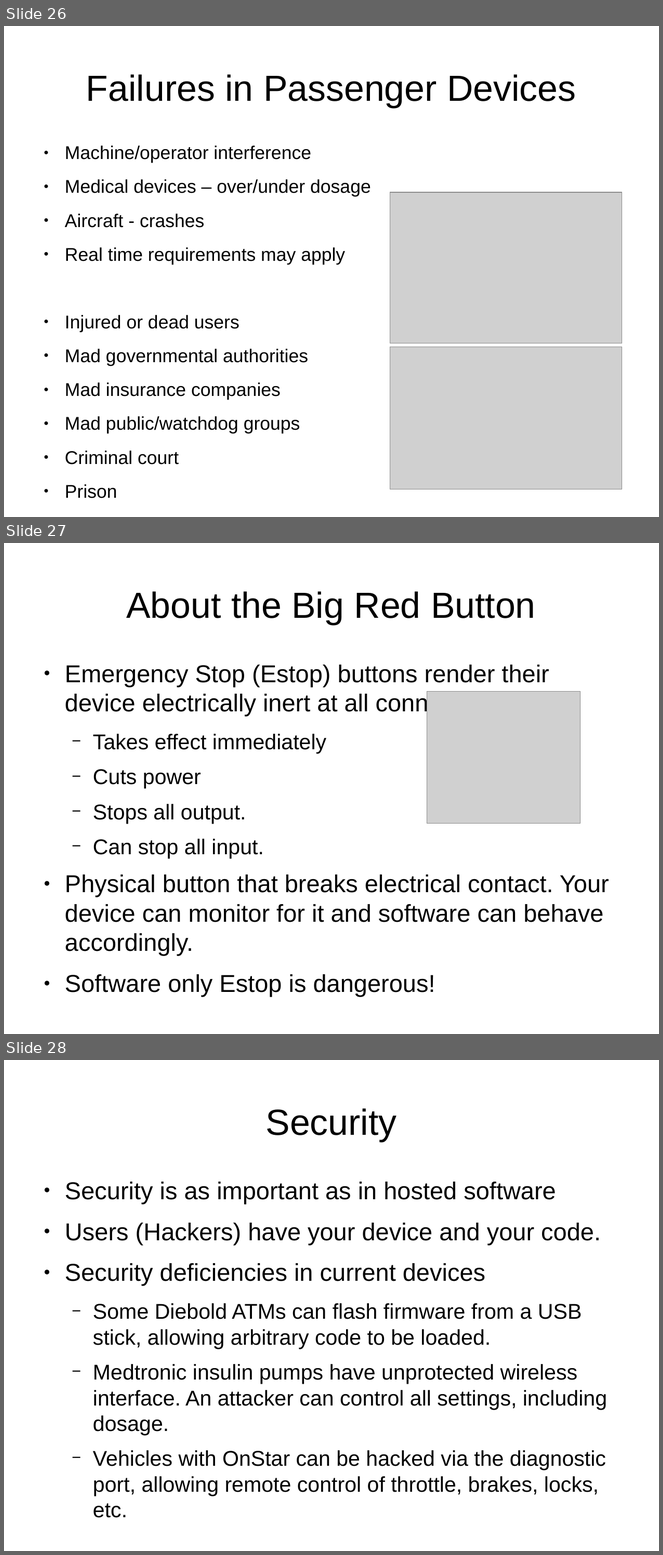
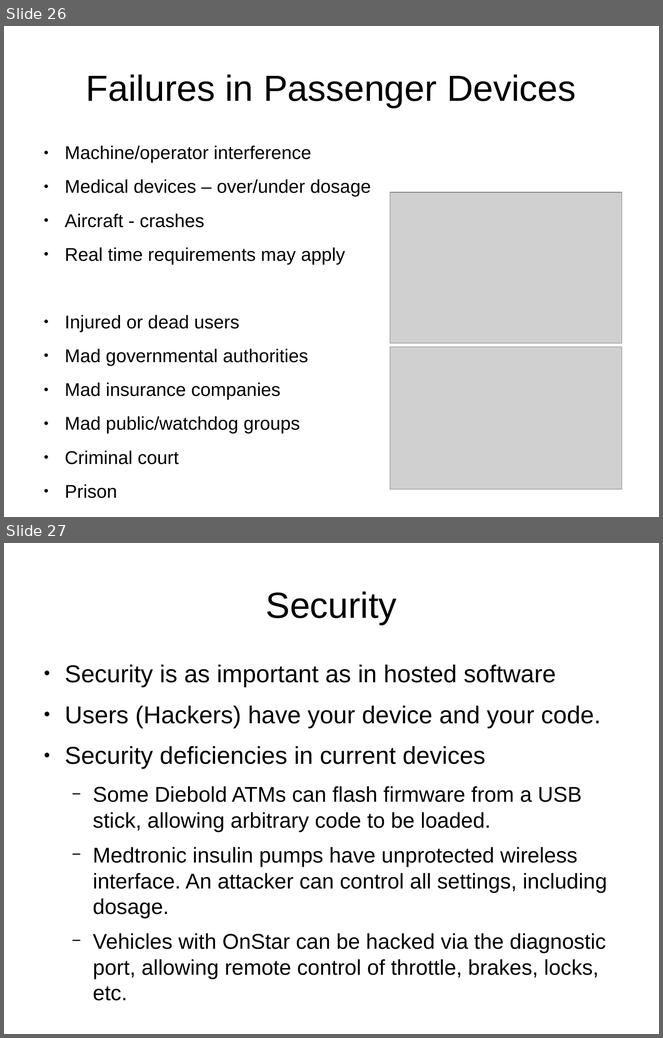
Before and after one commit to mvphelps/Presentations, a slide deck: IADNUG 20150604 Internet of Things NetMF/IoT.odp. Shown one above the other, each under a label of ours: slides 26, 27 and 28 before the commit, slides 26 and 27 after it. The pictures are 663x1555 and 663x1038 pixels, drawn with LibreOffice and Linux fonts; fonts in the diff are those of the drawing; grey boxes stand for pictures. Boxes give left, top, right and bottom in pixels: in the first picture for what was removed or moved away, otherwise in the second. Text is boxed around its words. In the diff, an @@ line names an element or a change of style, - is before the commit and + after.

```diff
--- a/IADNUG 20150604 Internet of Things NetMF/IoT.odp
+++ b/IADNUG 20150604 Internet of Things NetMF/IoT.odp
@@ slide 27 removed at (4,543,659,1034), background #FFFFFF @@
@@ title removed at (126,591,536,625) @@
-About the Big Red Button
@@ text removed at (65,665,609,997) @@
-● Emergency Stop (Estop) buttons render their device electrically inert at all connections.
-  − Takes effect immediately
-  − Cuts power
-  − Stops all output.
-  − Can stop all input.
-● Physical button that breaks electrical contact. Your device can monitor for it and software can behave accordingly.
-● Software only Estop is dangerous!
@@ picture removed at (427,692,581,824) @@
@@ what was slide 28 is now slide 27 @@
```
Also in this commit, not shown: 2 slides changed, 12 other files.
